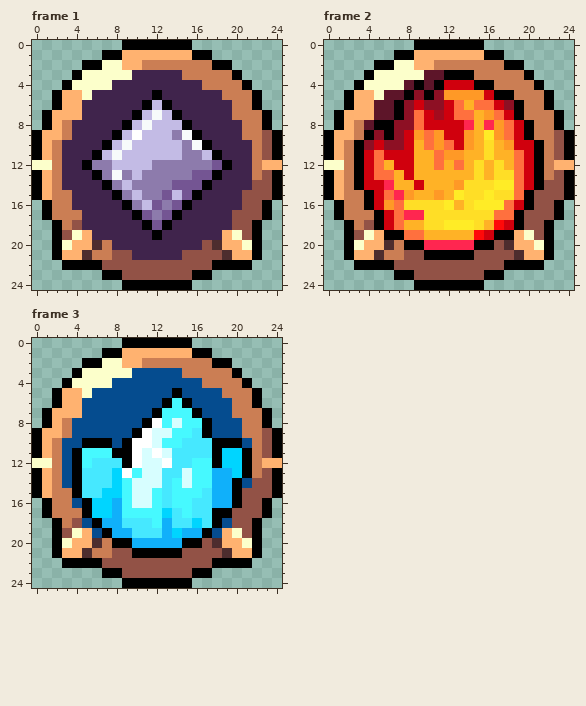
File history of a pixel-art file, packages/client/src/assets/ui{m}/affinities.aseprite. The picture above is the old version.
25x25 pixels, 20 frames. Colours within 5 levels of each other are drawn and written as one. Shown: frame 1, frame 2, frame 3. The commit also changed other frames, which this record leaves out.
After the commit:
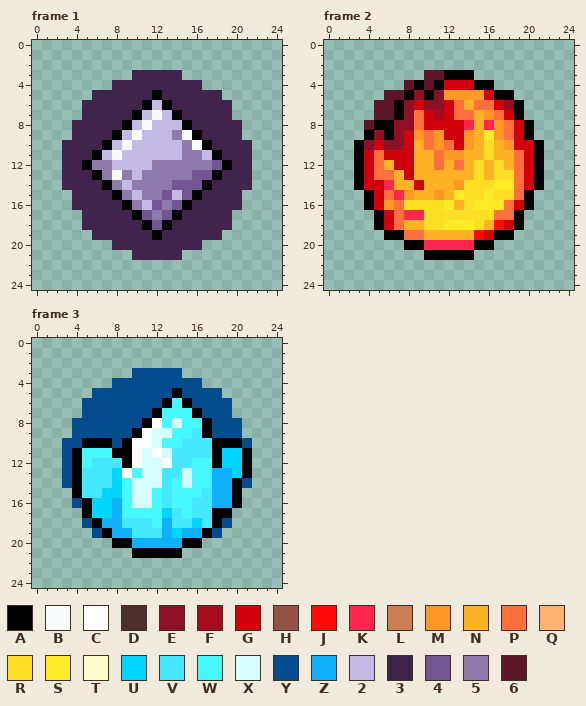
Palette (. is transparent): A #000000  B #f7fbfb  C #ffffff  D #4d2d2e  E #8d1024  F #a40b1d  G #d0000d  H #925246  J #ff0909  K #ff2650  L #cb7e54  M #ff9926  N #ffb226  P #ff703e  Q #ffb270  R #ffde26  S #ffec26  T #fcffcb  U #00d5ff  V #46e8ff  W #46f9ff  X #d7feff  Y #054c8f  Z #10b0fa  2 #c3bbe5  3 #40244c  4 #745593  5 #8d7bac  6 #5d1529
The exact change:
layer "frame" now hidden
--- frame 1
@@ x 0..24 @@
- 0 .........AAAAAAA.........
- 1 .......AAQQQQQQQAA.......
- 2 .....AATTQQLLLLLLLAA.....
- 3 ....ATTTTT33333LLLLLA....
- 4 ...ATTTT333333333LLLLA...
- 5 ..AQQT333333A333333LLLA..
- 6 ..AQQ333333A2A333333LLA..
- 7 .AQQQ33333A2B2A33333LLLA.
- 8 .AQL33333A2B222A33333LLA.
- 9 AQQL3333A2C2225BA3333LLHA
-10 AQL3333A2B222225BA3333LHA
-11 AQL333A2B222222552A333LHA
-12 TTL33A5522225555554A33LQQ
-13 AQL333A5B525555544A333LHA
-14 AQL3333A525555444A3333HHA
-15 AQLL3333A5255424A3333HHHA
-16 .ALL33333A52454A33333HHA.
-17 .ALLL33333A454A33333HHHA.
-18 ..ALH333333A4A333333HHA..
-19 ..AHTQ333333A333333QTHA..
-20 ..ATQQDL333333333HDQQTA..
-21 ..AQQDLLHH33333HHHHDQQA..
-22 ...AAAAHHHHHHHHHHHAAAA...
-23 .......AAHHHHHHHAA.......
-24 .........AAAAAAA.........
+ 0 .........................
+ 1 .........................
+ 2 .........................
+ 3 ..........33333..........
+ 4 ........333333333........
+ 5 ......333333A333333......
+ 6 .....333333A2A333333.....
+ 7 .....33333A2B2A33333.....
+ 8 ....33333A2B222A33333....
+ 9 ....3333A2C2225BA3333....
+10 ...3333A2B222225BA3333...
+11 ...333A2B222222552A333...
+12 ...33A5522225555554A33...
+13 ...333A5B525555544A333...
+14 ...3333A525555444A3333...
+15 ....3333A5255424A3333....
+16 ....33333A52454A33333....
+17 .....33333A454A33333.....
+18 .....333333A4A333333.....
+19 ......333333A333333......
+20 ........333333333........
+21 ..........33333..........
+22 .........................
+23 .........................
+24 .........................
--- frame 2
@@ x 0..24 @@
- 0 .........AAAAAAA.........
- 1 .......AAQQQQQQQAA.......
- 2 .....AATTQQLLLLLLLAA.....
- 3 ....ATTTTT66AAALLLLLA....
- 4 ...ATTTT6A6AGGGAALLLLA...
- 5 ..AQQT66AEAEMMMMGAALLLA..
- 6 ..AQQ66AEGEEGPNPPGEALLA..
- 7 .AQQQ66AEPGFGPPNMPGALLLA.
- 8 .AQL6AAEEPGGGGKNKMPGALLA.
- 9 AQQLAEAEGMPMGGMNSMPGALLHA
-10 AQLAEGEEGNPMPGMNRNMGGALHA
-11 AQLAGPGGGNNPMMNNRNNPGALHA
-12 TTLAGPNGGNNPNPNRNRNPGALQQ
-13 AQLAGPPNGNNNNNNRNRRPGALHA
-14 AQLAGGKNNGNNNMRRRSSPGAHHA
-15 AQLLAGPKMNNMNSRRSRRPAHHHA
-16 .ALLAGMPRRRRSNRSSSPGAHHA.
-17 .ALLLAGPKKRRRRRRRPPAHHHA.
-18 ..ALHAGPNNRRSSSRNJGAHHA..
-19 ..AHTQAAPPNNNNNJGAAQTHA..
-20 ..ATQQDLAAKKKKKAAHDQQTA..
-21 ..AQQDLLHHAAAAAHHHHDQQA..
-22 ...AAAAHHHHHHHHHHHAAAA...
-23 .......AAHHHHHHHAA.......
-24 .........AAAAAAA.........
+ 0 .........................
+ 1 .........................
+ 2 .........................
+ 3 ..........66AAA..........
+ 4 ........6A6AGGGAA........
+ 5 ......66AEAEMMMMGAA......
+ 6 .....66AEGEEGPNPPGEA.....
+ 7 .....66AEPGFGPPNMPGA.....
+ 8 ....6AAEEPGGGGKNKMPGA....
+ 9 ....AEAEGMPMGGMNSMPGA....
+10 ...AEGEEGNPMPGMNRNMGGA...
+11 ...AGPGGGNNPMMNNRNNPGA...
+12 ...AGPNGGNNPNPNRNRNPGA...
+13 ...AGPPNGNNNNNNRNRRPGA...
+14 ...AGGKNNGNNNMRRRSSPGA...
+15 ....AGPKMNNMNSRRSRRPA....
+16 ....AGMPRRRRSNRSSSPGA....
+17 .....AGPKKRRRRRRRPPA.....
+18 .....AGPNNRRSSSRNJGA.....
+19 ......AAPPNNNNNJGAA......
+20 ........AAKKKKKAA........
+21 ..........AAAAA..........
+22 .........................
+23 .........................
+24 .........................
--- frame 3
@@ x 0..24 @@
- 0 .........AAAAAAA.........
- 1 .......AAQQQQQQQAA.......
- 2 .....AATTQQLLLLLLLAA.....
- 3 ....ATTTTTYYYYYLLLLLA....
- 4 ...ATTTTYYYYYYYYYLLLLA...
- 5 ..AQQTYYYYYYYYAYYYYLLLA..
- 6 ..AQQYYYYYYYYAWAYYYYLLA..
- 7 .AQQQYYYYYYYAWWWAYYYLLLA.
- 8 .AQLYYYYYYYACWXWWAYYYLLA.
- 9 AQQLYYYYYYACXXWWVAYYYLLHA
-10 AQLYYAAAYACCXWWVVVAAAYLHA
-11 AQLYAWWWAACXCXVVVVAUUALHA
-12 TTLYAWVVVACXXCVVWWAUUALQQ
-13 AQLYAVVVUCWXXVVXWWZZUALHA
-14 AQLYAVVVUWXXXVWXWWZZAYHHA
-15 AQLLAVVUUWXXWVWWWVZZAHHHA
-16 .ALLYAUUZWXXWVWWVVZZAHHA.
-17 .ALLLAUUZWWWWUVWVVAAHHHA.
-18 ..ALHYAZZVVVWZVVUVAYHHA..
-19 ..AHTQYAZZVVVZUZZAYQTHA..
-20 ..ATQQDLAAZZZZZAAHDQQTA..
-21 ..AQQDLLHHAAAAAHHHHDQQA..
-22 ...AAAAHHHHHHHHHHHAAAA...
-23 .......AAHHHHHHHAA.......
-24 .........AAAAAAA.........
+ 0 .........................
+ 1 .........................
+ 2 .........................
+ 3 ..........YYYYY..........
+ 4 ........YYYYYYYYY........
+ 5 ......YYYYYYYYAYYYY......
+ 6 .....YYYYYYYYAWAYYYY.....
+ 7 .....YYYYYYYAWWWAYYY.....
+ 8 ....YYYYYYYACWXWWAYYY....
+ 9 ....YYYYYYACXXWWVAYYY....
+10 ...YYAAAYACCXWWVVVAAAY...
+11 ...YAWWWAACXCXVVVVAUUA...
+12 ...YAWVVVACXXCVVWWAUUA...
+13 ...YAVVVUCWXXVVXWWZZUA...
+14 ...YAVVVUWXXXVWXWWZZAY...
+15 ....AVVUUWXXWVWWWVZZA....
+16 ....YAUUZWXXWVWWVVZZA....
+17 .....AUUZWWWWUVWVVAA.....
+18 .....YAZZVVVWZVVUVAY.....
+19 ......YAZZVVVZUZZAY......
+20 ........AAZZZZZAA........
+21 ..........AAAAA..........
+22 .........................
+23 .........................
+24 .........................
Where, in picture pixels (left, top, right, bottom), the same in both pictures:
erased: (32, 40, 282, 290)
erased: (324, 40, 574, 290)
erased: (32, 338, 282, 588)
